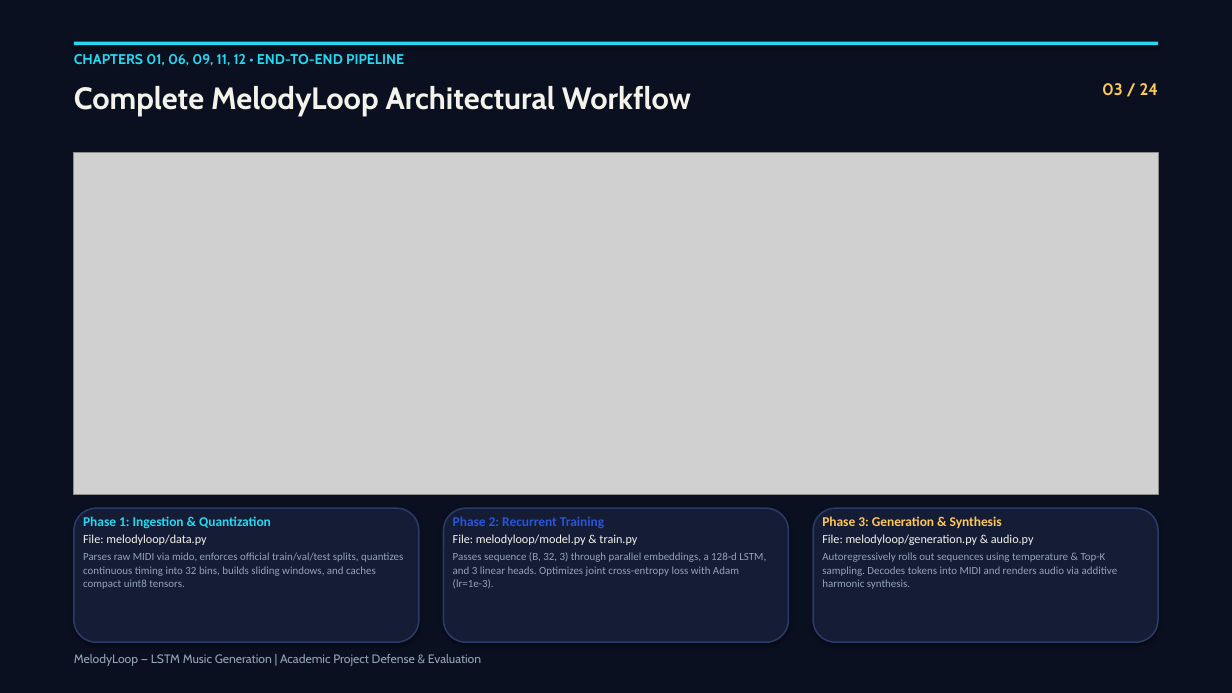
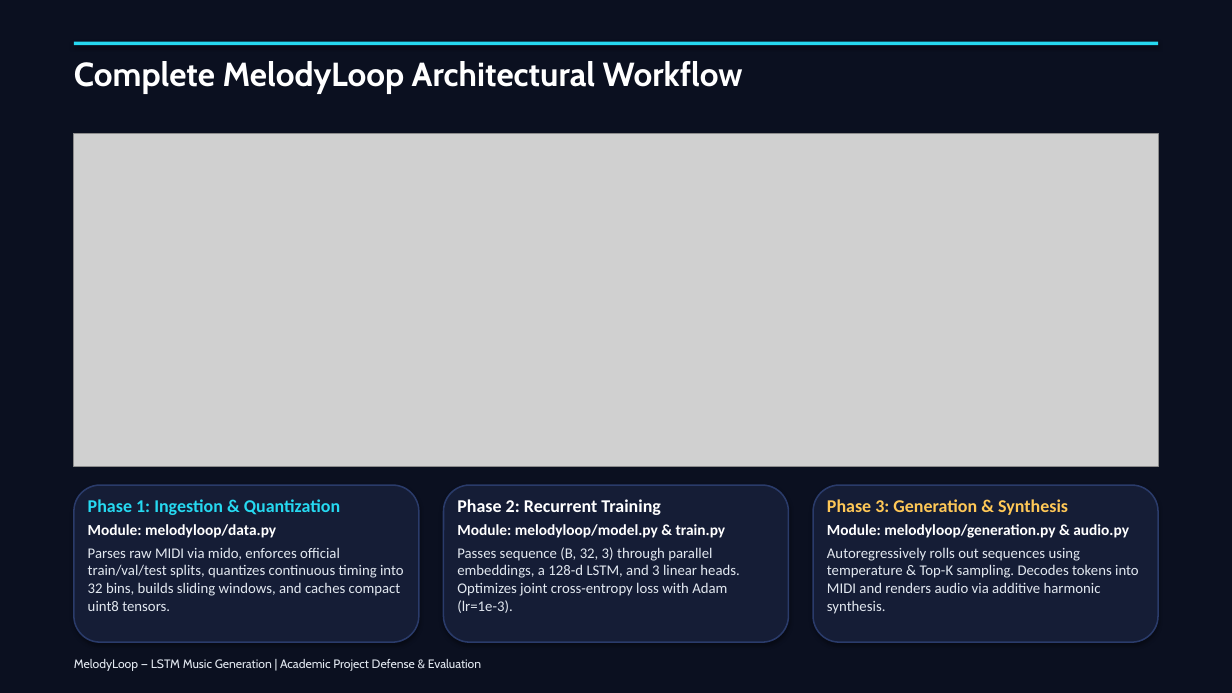
Before and after one commit to Pankaj-Jhajhria/Music-Generation-using-LSTM-MelodyLoop-, a slide deck: slide 3 of MelodyLoop_Presentation_Professional.pptx. Drawn at 1232x693 pixels with LibreOffice and Linux fonts; fonts in the diff are those of the drawing; grey boxes stand for pictures. Boxes give left, top, right and bottom in pixels: in the first picture for what was removed or moved away, otherwise in the second. Text is boxed around its words. In the diff, an @@ line names an element or a change of style, - is before the commit and + after.

Commit message:
refactor(presentation): Update slide deck to 17 slides with large legible text, white text, and clean header banners

```diff
--- a/MelodyLoop_Presentation_Professional.pptx
+++ b/MelodyLoop_Presentation_Professional.pptx
@@ text "Complete MelodyLoop Architectural Workflow": place and size @@
-text "Complete MelodyLoop Architectural Workflow" at bbox=[74, 86, 691, 116]
+text "Complete MelodyLoop Architectural Workflow" at bbox=[74, 61, 743, 94]
@@ text "Complete MelodyLoop Architectural Workflow" at bbox=[74, 61, 743, 94]: size 24 to 26 pt, text colour #F4F3EB to #FFFFFF @@
@@ text removed at bbox=[74, 54, 404, 66] @@
-CHAPTERS 01, 06, 09, 11, 12 • END-TO-END PIPELINE
@@ text removed at bbox=[1102, 83, 1159, 96] @@
-03 / 24
@@ picture: place and size @@
-picture at bbox=[74, 152, 1158, 494]
+picture at bbox=[74, 134, 1158, 467]
@@ rounded rectangle: place and size @@
-rounded rectangle at bbox=[813, 508, 1158, 642]
+rounded rectangle at bbox=[74, 485, 419, 642]
@@ text at bbox=[88, 499, 404, 611]: size 10.5 to 14 pt in "Phase 1: Ingestion & Quantization"; size 8.5 to 11.5 pt, text colour #94A3B8 to #E2E8F0 in "Parses raw MIDI via mido, enforces official ..."; more space between paragraphs @@
@@ text "Phase 1: Ingestion & Quantization": place and size @@
-text "Phase 1: Ingestion & Quantization" at bbox=[83, 516, 403, 589]
+text "Phase 1: Ingestion & Quantization" at bbox=[88, 499, 404, 611]
@@ rounded rectangle: place and size @@
-rounded rectangle at bbox=[74, 508, 419, 642]
+rounded rectangle at bbox=[444, 485, 788, 642]
@@ text at bbox=[457, 499, 739, 613]: size 10.5 to 14 pt, text colour #2855D9 to #FFFFFF in "Phase 2: Recurrent Training"; size 8.5 to 11.5 pt, text colour #94A3B8 to #E2E8F0 in "Passes sequence (B, 32, 3) through parallel ..."; more space between paragraphs @@
@@ text "Phase 2: Recurrent Training": place and size @@
-text "Phase 2: Recurrent Training" at bbox=[453, 516, 766, 588]
+text "Phase 2: Recurrent Training" at bbox=[457, 499, 739, 613]
@@ rounded rectangle: place and size @@
-rounded rectangle at bbox=[444, 508, 788, 642]
+rounded rectangle at bbox=[813, 485, 1158, 642]
@@ text at bbox=[827, 499, 1139, 614]: size 10.5 to 14 pt in "Phase 3: Generation & Synthesis"; size 8.5 to 11.5 pt, text colour #94A3B8 to #E2E8F0 in "Autoregressively rolls out sequences using temperature & ..."; more space between paragraphs @@
@@ text "Phase 3: Generation & Synthesis": place and size @@
-text "Phase 3: Generation & Synthesis" at bbox=[822, 516, 1118, 589]
+text "Phase 3: Generation & Synthesis" at bbox=[827, 499, 1139, 614]
@@ text at bbox=[88, 524, 276, 538]: text changed; size 9.5 to 12 pt; text colour #F4F3EB to #FFFFFF; bold on @@
-File: melodyloop/data.py
+Module: melodyloop/data.py
@@ text at bbox=[457, 524, 726, 538]: text changed; size 9.5 to 12 pt; text colour #F4F3EB to #FFFFFF; bold on @@
-File: melodyloop/model.py & train.py
+Module: melodyloop/model.py & train.py
@@ text at bbox=[827, 524, 1129, 538]: text changed; size 9.5 to 12 pt; text colour #F4F3EB to #FFFFFF; bold on @@
-File: melodyloop/generation.py & audio.py
+Module: melodyloop/generation.py & audio.py
@@ text "MelodyLoop — LSTM Music Generation ..." at bbox=[74, 659, 481, 671]: text colour #94A3B8 to #E2E8F0 @@
```
Also in this commit, not shown: 16 other slides changed, 7 slides removed, 2 other files.
